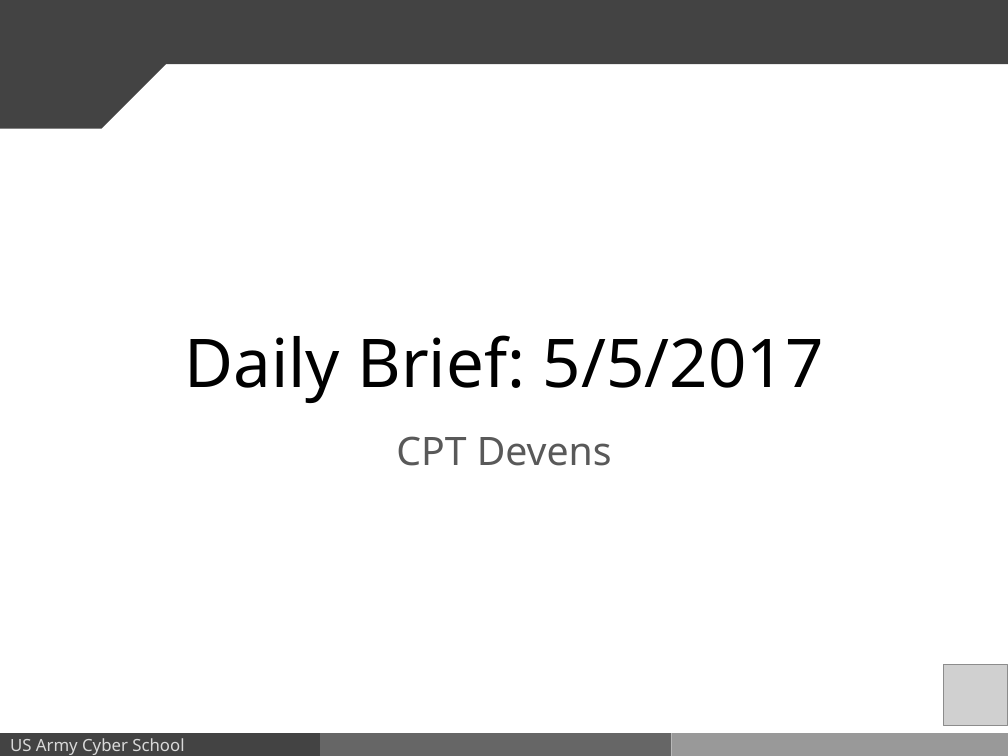
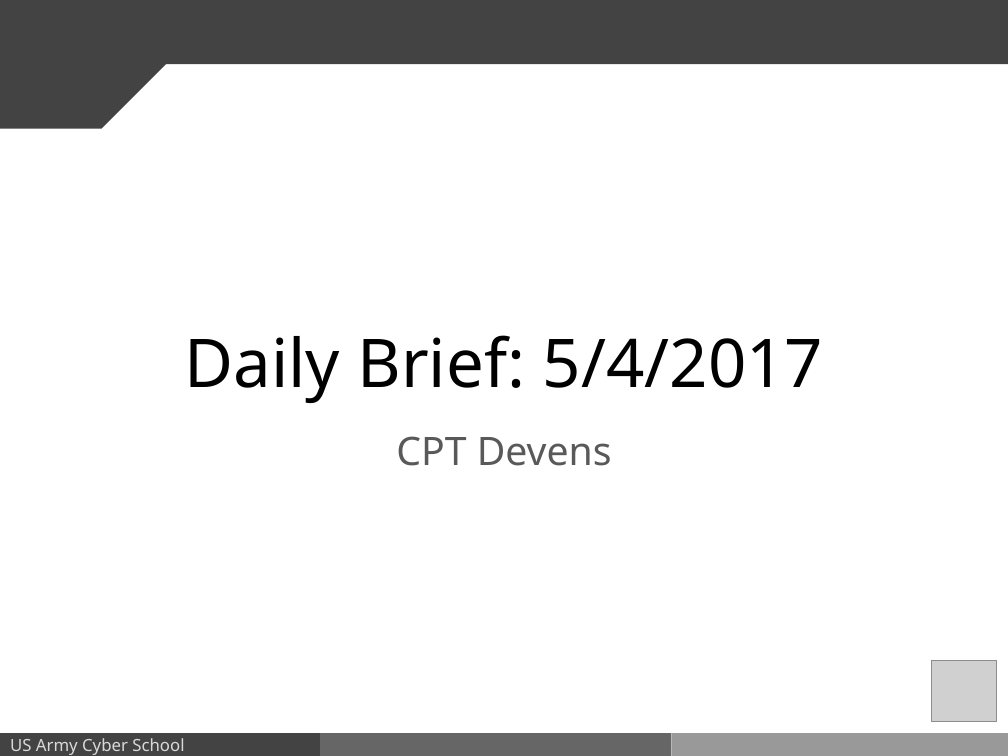
Before and after one commit to co-devs/daily-brief, a slide deck: slide 1 of dailyBrief2017054.pptx. Drawn at 1008x756 pixels with LibreOffice and Linux fonts; fonts in the diff are those of the drawing; grey boxes stand for pictures; background and template pictures are left out. Boxes give left, top, right and bottom in pixels: in the first picture for what was removed or moved away, otherwise in the second. Text is boxed around its words. In the diff, an @@ line names an element or a change of style, - is before the commit and + after.

Commit message:
Added logo to script, will appear on title slide. Needs to be arranged by user. Regenerated report...

```diff
--- a/dailyBrief2017054.pptx
+++ b/dailyBrief2017054.pptx
@@ title at [184,335,824,403]: text changed @@
-Daily Brief: 5/5/2017
+Daily Brief: 5/4/2017
@@ picture: place and size @@
-picture at [943,665,1008,726]
+picture at [931,661,996,722]
```
Also in this commit, not shown: 3 other slides changed, 1 other file.
